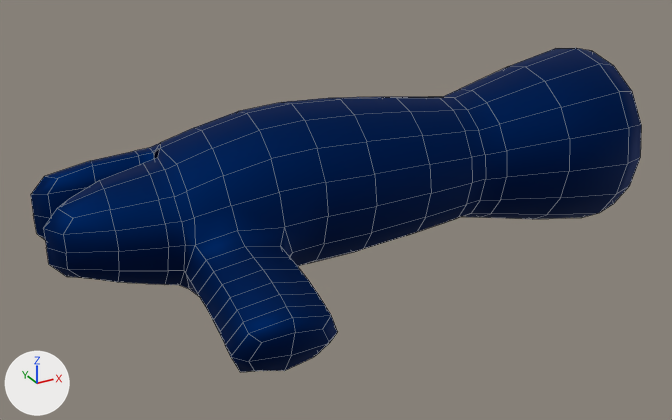
The OBJ model Final_Project/CGmodel/R_hand.obj: old version first, new version second.
Before and after are seen from a 50 mm lens placed at (-3.345, -0.999, -0.04), pointed at (-2.668, 0.233, -0.656). Arrows for +X, +Y and +Z are at lower left; the lights stay in place. Mesh edges are drawn as thin lines. Where no turn or scale is listed for an object, it has been applied to the vertices. Vertices at the same position are counted once.

The first picture shows 'R_hand'.
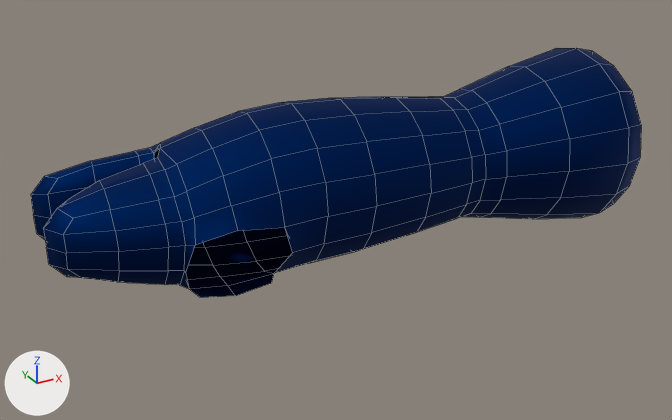
Boxes [x1, y1, x2, y2] around the edits, measured in the pictures (672 x 420 px):
'R_hand', reshaped (23% shorter): before [31, 48, 641, 372]; after [31, 48, 641, 297]
part 1 of me_r_hand, deleted (blue): before [186, 227, 338, 372]

What the commit changed:
me_r_hand is used by ob_r_hand; location (0.0, 0.0, 0.0).
me_r_hand had 371 vertices, 361 faces and spanned x -3.124..-2.076, y -0.058..0.484, z -0.785..-0.46.
me_r_hand now has 309 vertices, 295 faces and spans x -3.124..-2.076, y 0.109..0.484, z -0.785..-0.46.
Part 1, on me_r_hand:
62 vertices are removed from x -2.962..-2.79, y -0.058..0.181, z -0.763..-0.64.
66 faces are deleted.
